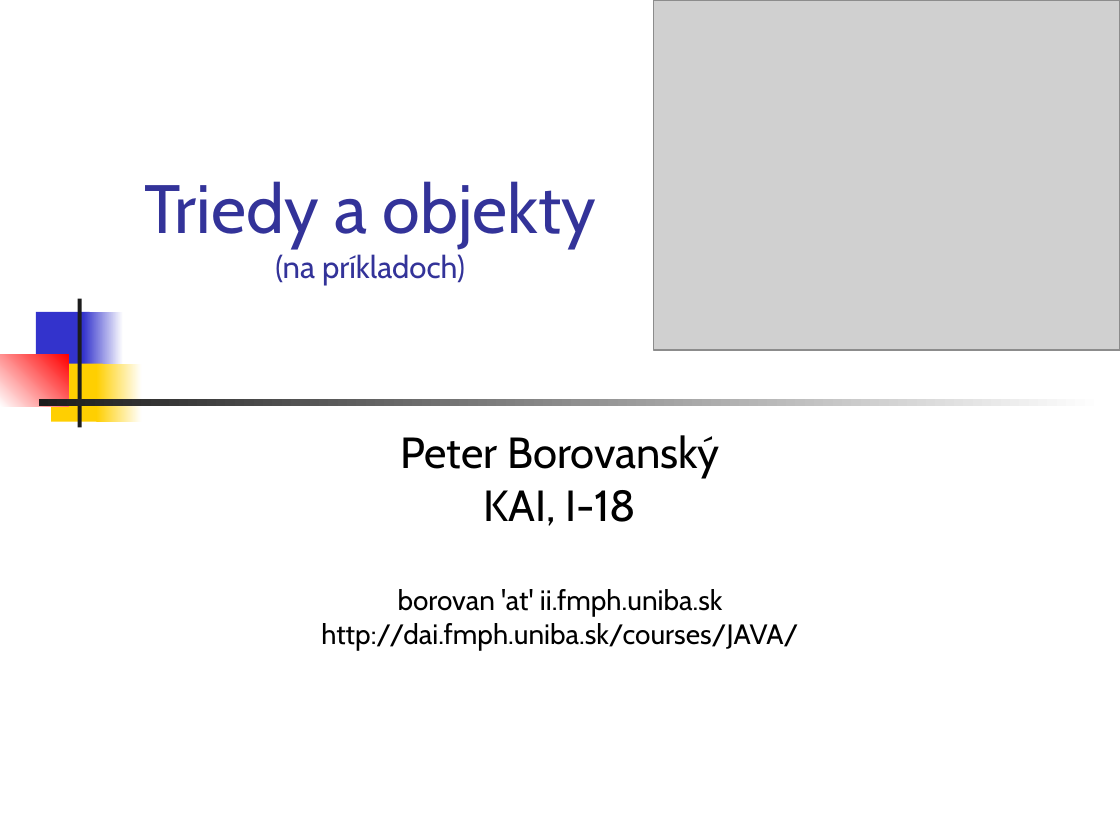
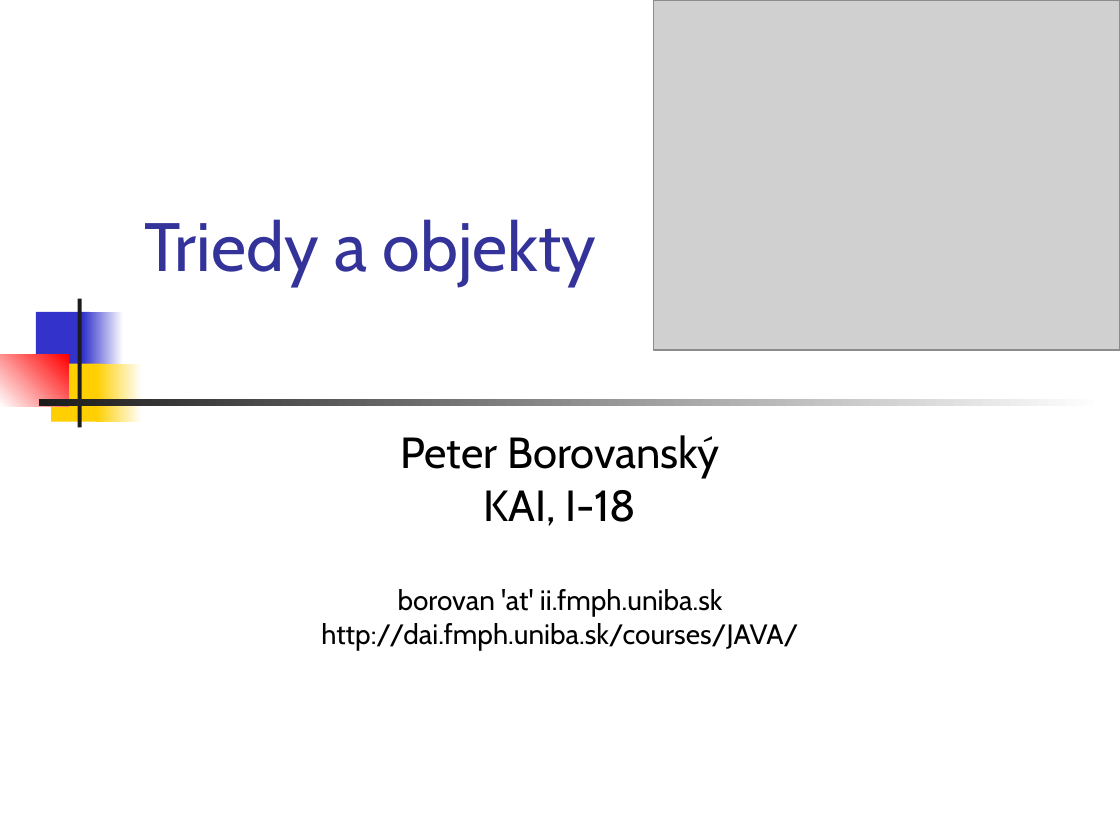
Before and after one commit to Programovanie4/Prednasky, a slide deck: slide 1 of 03/03_java.ppt. Drawn at 1120x840 pixels with LibreOffice and Linux fonts; fonts in the diff are those of the drawing; grey boxes stand for pictures. Boxes give left, top, right and bottom in pixels: in the first picture for what was removed or moved away, otherwise in the second. Text is boxed around its words. In the diff, an @@ line names an element or a change of style, - is before the commit and + after.

```diff
--- a/03/03_java.ppt
+++ b/03/03_java.ppt
@@ title at box(144, 219, 595, 286): text changed @@
-Triedy a objekty
-(na príkladoch)
+Triedy a objekty
```
Also in this commit, not shown: 4 other slides changed, 3 slides added, 4 other files.
